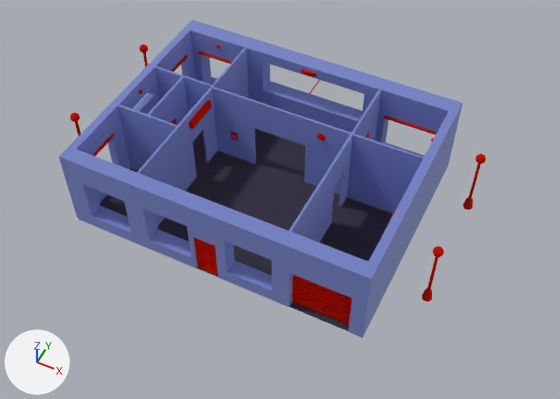
A saved change to the Blender file Blender/House.blend.
Before and after are seen from a camera (50 mm lens) standing at (1.02, -2.85, 3.11) and looking at (-0.13, -0.54, 0.23). The lights are fixed; the arrows at lower left show +X, +Y and +Z.

The older version as bpy lines, for what is in view:
```python
me_cubo_007 = bpy.data.meshes.new('Cubo.007')
me_cubo_007.from_pydata(...)  # 24 vertices, 12 faces; spans x -255.0..255.0, y 0.0, z -195.0..195.0
me_cubo_007.materials.append(mat_base)  # dark purple #675f74
me_maquetastl = bpy.data.meshes.new('maquetaSTL')
me_maquetastl.from_pydata(...)  # 716 vertices, 572 faces; spans x 0.0..529.0, y -150.0..0.0, z 0.0..405.0
me_maquetastl.materials.append(mat_casa)  # blue #aab5e7
me_porton = bpy.data.meshes.new('porton')
me_porton.from_pydata(...)  # 908 vertices, 674 faces; spans x 0.0..100.0, y -8.0..0.0, z -7.4..80.0
me_porton.materials.append(mat_puerta)  # red #e7280e
ob_cubo = bpy.data.objects.new('Cubo', me_cubo_007)
ob_cubo.location = (-0.186, -0.588, 0.291)
ob_cubo.rotation_euler = (-1.571, 0.0, 0.0)  # degrees (-90, 0, 0)
ob_cubo.scale = (0.00277, 0.00279, 0.00279)
ob_maquetastl = bpy.data.objects.new('maquetaSTL', me_maquetastl)
ob_maquetastl.location = (-0.917, -1.136, 0.29)
ob_maquetastl.rotation_euler = (-1.571, 0.0, 0.0)  # degrees (-90, 0, 0)
ob_maquetastl.scale = (0.00277, 0.00279, 0.00279)
ob_porton = bpy.data.objects.new('porton', me_porton)
ob_porton.location = (0.205, -1.095, 0.317)
ob_porton.rotation_euler = (-0.00968, 0.0000495, 0.00762)  # degrees (-0.6, 0, 0.4)
ob_porton.scale = (0.00278, 0.00284, 0.00282)
# also in view: 'puerta' at (-0.2, -1.12, 0.41)
```
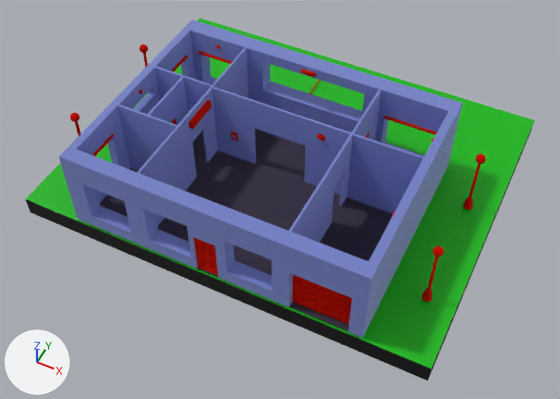
Patch to the scene script:
```diff
--- a/Blender/House.blend.py
+++ b/Blender/House.blend.py
@@ mat_material @@
+mat_material = principled_material('Material')
+mat_material.base_color = (0.0, 0.475, 0.0)  # green #00b700
@@ mat_material_002 @@
+mat_material_002 = principled_material('Material.002')
+mat_material_002.base_color = (0.0, 0.0, 0.0)  # black #000000
@@ me_cube @@
+me_cube.from_pydata([(-40.3, -16.2, -2.5), (-40.3, -16.2, 2.5), (-40.3, 16.2, -2.5), (-40.3, 16.2, 2.5), (40.3, -16.2, -2.5), (40.3, -16.2, 2.5), (40.3, 16.2, -2.5), (40.3, 16.2, 2.5)], [], [(0, 1, 3, 2), (2, 3, 7, 6), (6, 7, 5, 4), (4, 5, 1, 0), (2, 6, 4, 0), (7, 3, 1, 5)])
+for i in [*range(0, 4), 5]: me_cube.polygons[i].material_index = 1
+me_cube.materials.append(mat_material)  # green #00b700
+me_cube.materials.append(mat_material_002)  # black #000000
@@ ob_cube_001 @@
+ob_cube_001 = bpy.data.objects.new('Cube.001', me_cube)
+ob_cube_001.location = (-0.186, -0.3, 0.229)
+ob_cube_001.rotation_euler = (-3.142, 0.0, 0.0)  # degrees (-180, 0, 0)
+ob_cube_001.scale = (0.0259, 0.0519, 0.0203)
```

Where the change shows, as pixel boxes (x1, y1, x2, y2) in the pictures (560 x 399 px):
'Cube.001', added (green): after (25, 18, 535, 381)
    faces in mat_material (green #00b700): (26, 18, 535, 369)
    faces in mat_material_002 (black #000000): (25, 123, 534, 381)
